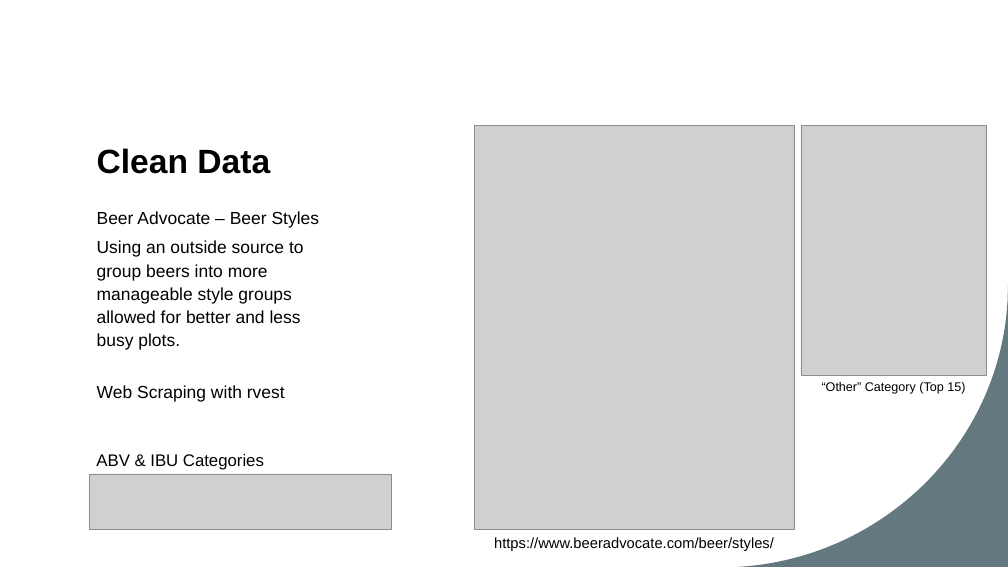
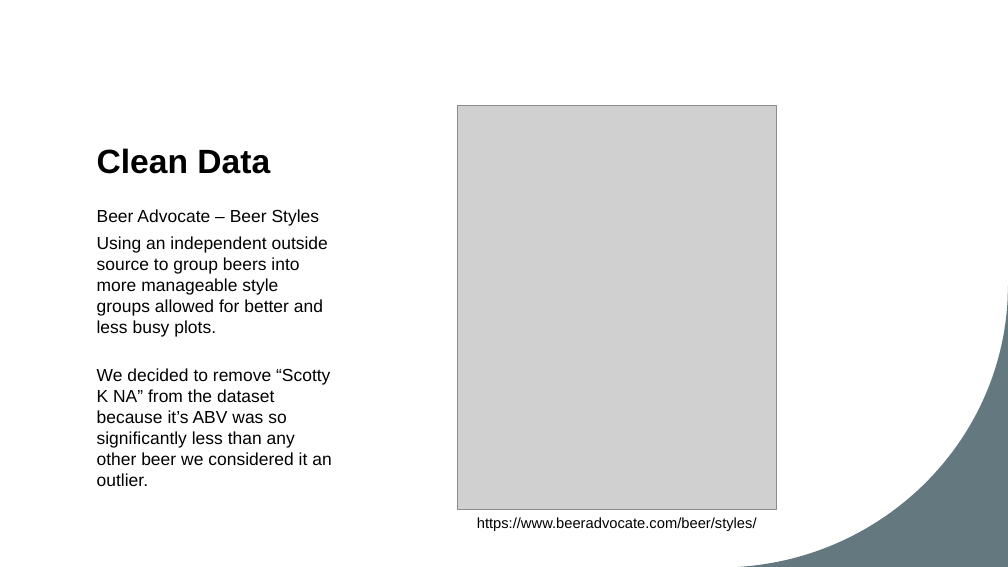
Before and after one commit to cdholmes11/DDS-Project-1, a slide deck: slide 2 of DDS_Project_1_Presentation_Dane.pptx. Drawn at 1008x567 pixels with LibreOffice and Linux fonts; fonts in the diff are those of the drawing; grey boxes stand for pictures. Boxes give left, top, right and bottom in pixels: in the first picture for what was removed or moved away, otherwise in the second. Text is boxed around its words. In the diff, an @@ line names an element or a change of style, - is before the commit and + after.

```diff
--- a/DDS_Project_1_Presentation_Dane.pptx
+++ b/DDS_Project_1_Presentation_Dane.pptx
@@ picture moved from (x1=475, y1=126, x2=795, y2=530) to (x1=457, y1=106, x2=777, y2=510) @@
@@ picture removed at (x1=801, y1=126, x2=986, y2=375) @@
@@ text at (x1=97, y1=209, x2=320, y2=226): line spacing 1.1 to 1 @@
@@ text at (x1=97, y1=236, x2=331, y2=486): text changed @@
-Using an outside source to group beers into more manageable style groups allowed for better and less busy plots.
-Web Scraping with rvest
+Using an independent outside source to group beers into more manageable style groups allowed for better and less busy plots.
+We decided to remove “Scotty K NA” from the dataset because it’s ABV was so significantly less than any other beer we considered it an outlier.
@@ text removed at (x1=822, y1=382, x2=965, y2=394) @@
-“Other” Category (Top 15)
@@ picture removed at (x1=89, y1=474, x2=392, y2=530) @@
@@ text removed at (x1=96, y1=454, x2=264, y2=470) @@
-ABV & IBU Categories
@@ text "https://www.beeradvocate.com/beer/styles/" moved from (x1=494, y1=537, x2=774, y2=551) to (x1=477, y1=517, x2=757, y2=531) @@
```
Also in this commit, not shown: 7 other slides changed, 6 slides added, 4 slides removed, 1 other file.
